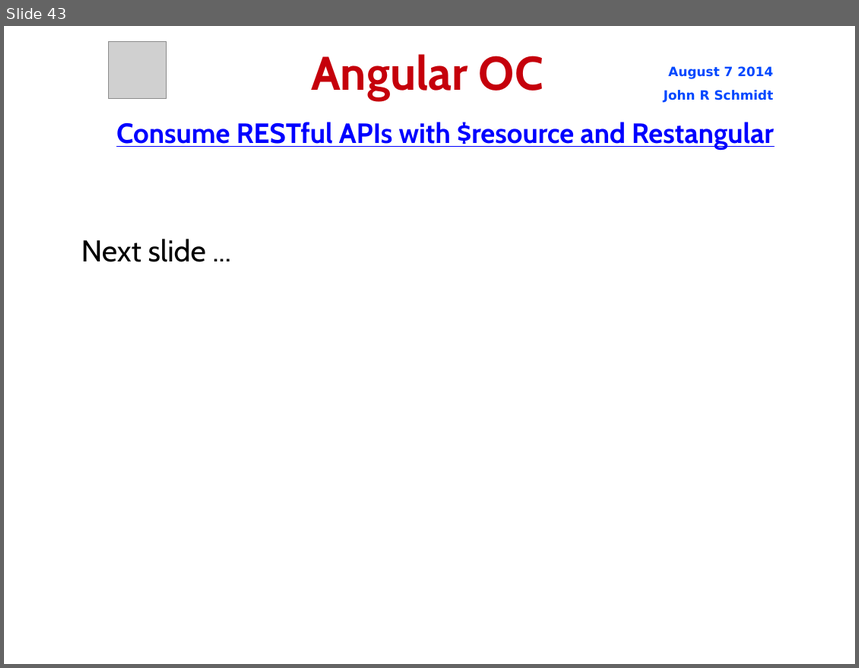
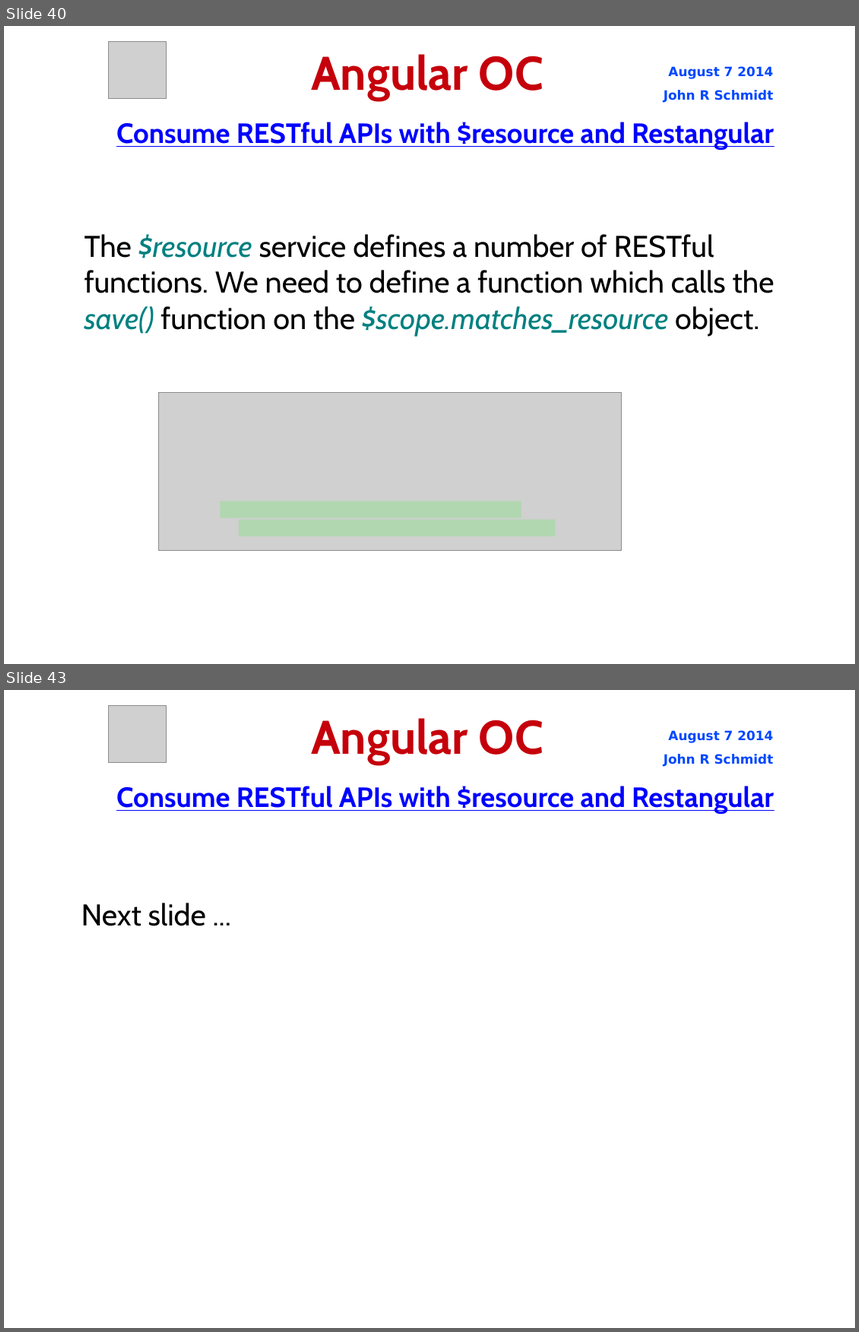
Before and after one commit to jrschmidt/fifa-angular-rest-demo, a slide deck: fifa.odp. Shown one above the other, each under a label of ours: slide 43 before the commit, slides 40 and 43 after it; the slides between them are not shown. The pictures are 859x668 and 859x1332 pixels, drawn with LibreOffice and Linux fonts; fonts in the diff are those of the drawing; grey boxes stand for pictures; background and template pictures are left out. Boxes give left, top, right and bottom in pixels: in the first picture for what was removed or moved away, otherwise in the second. Text is boxed around its words. In the diff, an @@ line names an element or a change of style, - is before the commit and + after.

Commit message:
update presentation to show 'new match' functionality

```diff
--- a/fifa.odp
+++ b/fifa.odp
@@ slide 40 added at [4, 26, 855, 664], background picture (left out) @@
@@ picture added at [108, 41, 166, 99] @@
@@ title added at [311, 54, 544, 100], 44 pt, text #C5000B, bold @@
+Angular OC
@@ text added at [664, 66, 774, 103], 12 pt, text #0047FF, bold @@
+August 7 2014
+John R Schmidt
@@ text added at [116, 122, 774, 150], 26 pt, text #0000FF, bold, underline @@
+Consume RESTful APIs with $resource and Restangular
@@ subtitle added at [85, 234, 775, 336], 28 pt, text #000000 @@
+The $resource service defines a number of RESTful functions. We need to define a function which calls the save() function on the $scope.matches_resource object.
@@ picture added at [158, 392, 622, 550] @@
@@ line added from (221, 509) to (522, 509), #00FF00 15.85 pt @@
@@ line added from (239, 528) to (556, 528), #00FF00 15.85 pt @@
```
Also in this commit, not shown: 3 slides changed, 4 other slides added, 18 other files.
